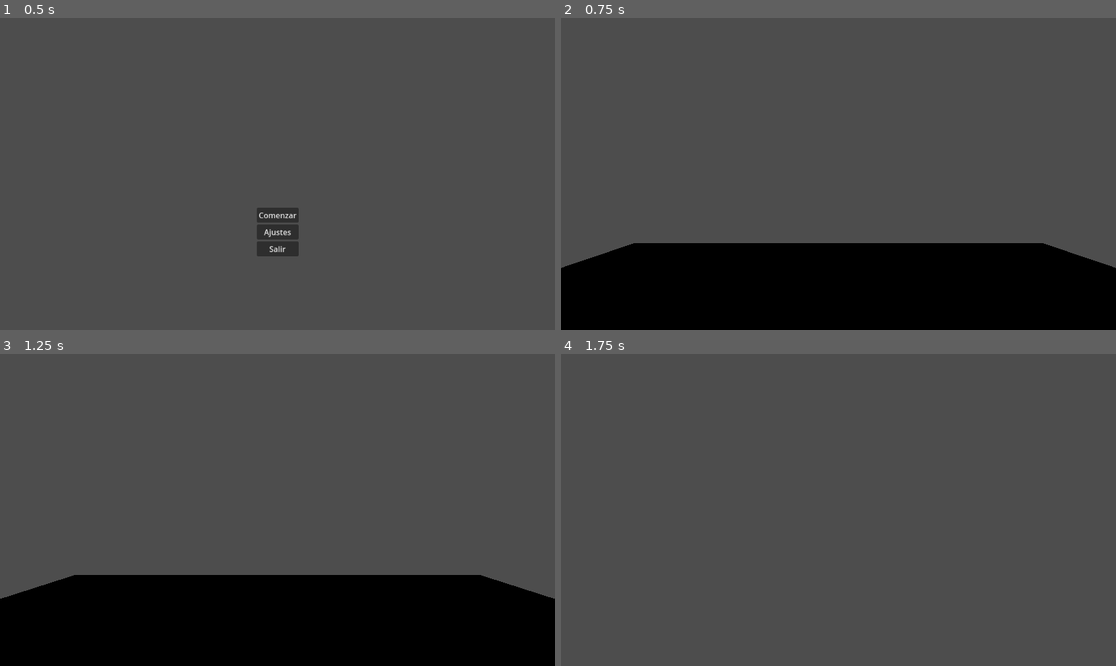
Above: before the commit, frames 1-4 (two rows, left to right).
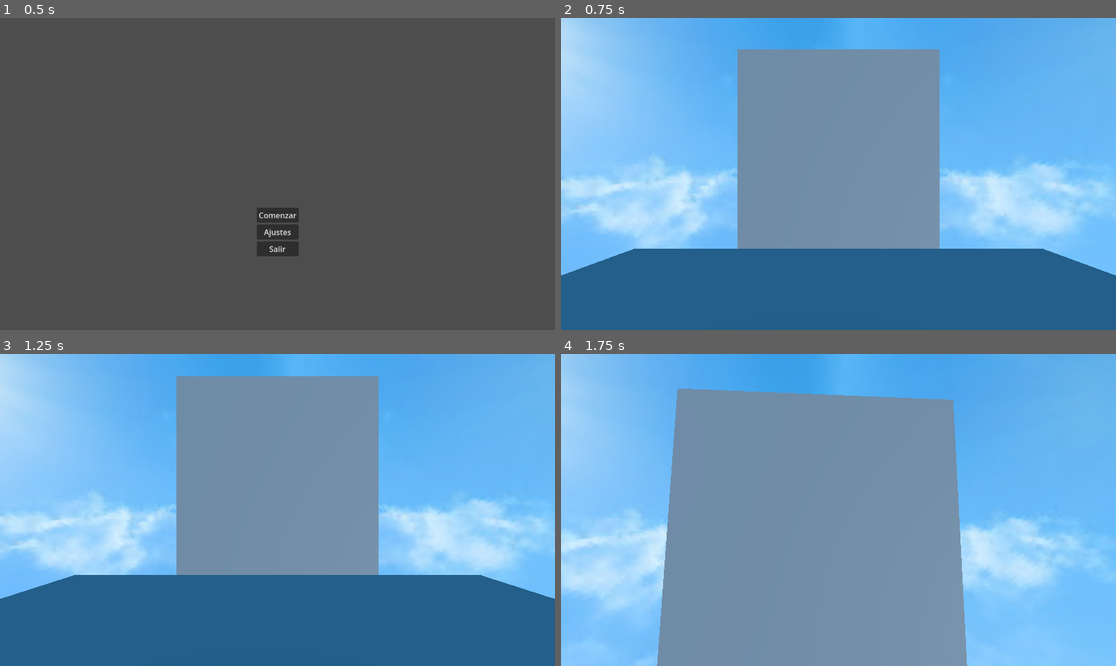
Above: after the commit, the same moments.

Repository: Fabian1803/Perifericos-Godot
Game: Godot game, scene res://UI_Menu/ui_menu.tscn
Same seed, same stepped clock (60 frames per second), same inputs: the game is played once before the commit and once after it.
Inputs (mouse positions are in pixels of both pictures, inside the frame that each line leads up to):
- Up to frame 1 (0.5 s): no input
- Up to frame 2 (0.75 s): click "Comenzar" at 0.5 s
- Up to frame 3 (1.25 s): no input
- Up to frame 4 (1.75 s): tap Enter at 1.25 s; move the mouse to (866, 510) at 1.27 s; hold W (btn_adelante) from 1.28 s (still down); tap G at 1.35 s; tap Space (btn_salto) at 1.52 s

Frame 1 is identical in both runs. In frame 2, 100% of the frame differs, in the area x 0-100%, y 0-100%; in frame 3, 100%; in frame 4, 100%.

Commit message:
cielo, voz por inspector, velociadad de voz, adicion de personajje, addons piso, pared y puerta

Diff:
--- a/Floor/floor.tscn
+++ /dev/null
@@ -1,15 +0,0 @@
-[gd_scene load_steps=3 format=3 uid="uid://btu1a62xi3isf"]
-
-[sub_resource type="BoxShape3D" id="BoxShape3D_frpq2"]
-size = Vector3(10, 0.5, 10)
-
-[sub_resource type="BoxMesh" id="BoxMesh_tvcry"]
-size = Vector3(10, 0.5, 10)
-
-[node name="Floor" type="StaticBody3D"]
-
-[node name="CollisionShape3D" type="CollisionShape3D" parent="."]
-shape = SubResource("BoxShape3D_frpq2")
-
-[node name="MeshInstance3D" type="MeshInstance3D" parent="."]
-mesh = SubResource("BoxMesh_tvcry")
--- /dev/null
+++ b/Floors/Sky/sky.tscn
@@ -0,0 +1,19 @@
+[gd_scene load_steps=5 format=3 uid="uid://dwmnl2isojd27"]
+
+[ext_resource type="Texture2D" uid="uid://dd3p5ruu0xjdn" path="res://Floors/Sky/sky.png" id="1_c6jbo"]
+
+[sub_resource type="PanoramaSkyMaterial" id="PanoramaSkyMaterial_nf1es"]
+panorama = ExtResource("1_c6jbo")
+
+[sub_resource type="Sky" id="Sky_q2bvh"]
+sky_material = SubResource("PanoramaSkyMaterial_nf1es")
+
+[sub_resource type="Environment" id="Environment_1l4gf"]
+background_mode = 2
+sky = SubResource("Sky_q2bvh")
+
+[node name="Sky" type="WorldEnvironment"]
+environment = SubResource("Environment_1l4gf")
+
+[node name="DirectionalLight3D" type="DirectionalLight3D" parent="."]
+transform = Transform3D(0.317563, 0.422049, 0.849134, -0.147839, 0.906573, -0.395308, -0.936642, 0, 0.350289, 0, 0, 0)
--- /dev/null
+++ b/Floors/main_courtyard.tscn
@@ -0,0 +1,19 @@
+[gd_scene load_steps=5 format=3 uid="uid://c7o4e0tpcdaxt"]
+
+[ext_resource type="PackedScene" uid="uid://bpvm3xv48qwwu" path="res://TilesLibrary/tile_wall.tscn" id="1_trwto"]
+[ext_resource type="PackedScene" uid="uid://digy80q0j0pvy" path="res://TilesLibrary/tile_floor.tscn" id="2_dxax3"]
+[ext_resource type="PackedScene" uid="uid://cygul1jtulf8y" path="res://TilesLibrary/tile_door.tscn" id="3_5n534"]
+[ext_resource type="PackedScene" uid="uid://dwmnl2isojd27" path="res://Floors/Sky/sky.tscn" id="4_jkuky"]
+
+[node name="MainCourtyard" type="Node3D"]
+
+[node name="TileWall" parent="." instance=ExtResource("1_trwto")]
+transform = Transform3D(1, 0, 0, 0, 1, 0, 0, 0, 1, 0, 2.51194, -5.26592)
+
+[node name="TileFloor" parent="." instance=ExtResource("2_dxax3")]
+transform = Transform3D(1, 0, 0, 0, 1, 0, 0, 0, 1, 0, -0.137136, 0)
+
+[node name="TileDoor" parent="." instance=ExtResource("3_5n534")]
+transform = Transform3D(1, 0, 0, 0, 1, 0, 0, 0, 1, 3.14166, 1.67284, 4.50159)
+
+[node name="Sky" parent="." instance=ExtResource("4_jkuky")]
--- a/Game_Main/game_main.tscn
+++ b/Game_Main/game_main.tscn
@@ -1,11 +1,11 @@
 [gd_scene load_steps=3 format=3 uid="uid://bokvymgoh2kyf"]
 
-[ext_resource type="PackedScene" uid="uid://btu1a62xi3isf" path="res://Floor/floor.tscn" id="1_4bslc"]
 [ext_resource type="PackedScene" uid="uid://2835fwt6lkuf" path="res://Player/player.tscn" id="2_bs6va"]
+[ext_resource type="PackedScene" uid="uid://c7o4e0tpcdaxt" path="res://Floors/main_courtyard.tscn" id="2_lns6w"]
 
 [node name="GameMain" type="Node3D"]
 
-[node name="Floor" parent="." instance=ExtResource("1_4bslc")]
-
 [node name="Player" parent="." instance=ExtResource("2_bs6va")]
 transform = Transform3D(1, 0, 0, 0, 1, 0, 0, 0, 1, 0, 1.48922, 0)
+
+[node name="MainCourtyard" parent="." instance=ExtResource("2_lns6w")]
--- a/Player/player.gd
+++ b/Player/player.gd
@@ -9,6 +9,8 @@
 var en_suelo: bool = false ## indica si está en el suelo
 
 @onready var camara:Camera3D = $Camera3D
+@onready var raycast: RayCast3D = $Camera3D/RayCast3D
+
 
 ## Funciones
 func _ready():
@@ -19,7 +21,7 @@
 	caminar(delta)
 	saltar()
 	move_and_slide()
-	en_suelo = is_on_floor() # Actualizar estado de en_suelo
+	en_suelo = is_on_floor()
 
 func _input(event):
 	if event is InputEventMouseMotion:
@@ -27,6 +29,8 @@
 	elif event is InputEventKey:
 		if event.pressed and event.keycode == KEY_ESCAPE:
 			toggle_raton()
+		elif event.pressed and event.keycode == KEY_G:
+			detectar_objeto()
 
 func aplicar_gravedad(delta):
 	if not en_suelo:
@@ -56,3 +60,22 @@
 		Input.set_mouse_mode(Input.MOUSE_MODE_VISIBLE)
 	else:
 		Input.set_mouse_mode(Input.MOUSE_MODE_CAPTURED)
+
+func detectar_objeto():
+	var espacio = get_world_3d().direct_space_state
+
+	var desde = camara.global_transform.origin
+	var hacia = desde + camara.global_transform.basis.z * -10  # 10 metros adelante
+	var parametros = PhysicsRayQueryParameters3D.new()
+	parametros.from = desde
+	parametros.to = hacia
+	var resultado = espacio.intersect_ray(parametros) ## Realizar la consulta raycast
+	if resultado:
+		var objeto = resultado.collider
+		if objeto.has_meta("descripcion"):
+			TTS.hablar(objeto.get_meta("descripcion"))
+			print(objeto.get_meta("descripcion"))
+		else:
+			print("Objeto sin descripción")
+	else:
+		print("No estás mirando ningún objeto")
--- a/Player/player.tscn
+++ b/Player/player.tscn
@@ -19,4 +19,7 @@
 [node name="Camera3D" type="Camera3D" parent="."]
 transform = Transform3D(1, 0, 0, 0, 1, 0, 0, 0, 1, 0, 0.602542, 0)
 
+[node name="RayCast3D" type="RayCast3D" parent="Camera3D"]
+transform = Transform3D(1, 0, 0, 0, -4.37114e-08, -1, 0, 1, -4.37114e-08, 0, 0.0388708, 0)
+
 [node name="UiPauseMenu" parent="." instance=ExtResource("2_4ntmi")]
--- /dev/null
+++ b/Scripts/TTS.gd
@@ -0,0 +1,38 @@
+extends Node
+
+var voz_espanol_id: String = ""
+var hablando: bool = false
+const VELOCIDAD_HABLAR: float = 1.5
+
+func _ready():
+	var voces = DisplayServer.tts_get_voices()
+	for v in voces:
+		if v.get("language", "").begins_with("es"):
+			voz_espanol_id = v["id"]
+			print("✅ Voz en español detectada:", voz_espanol_id)
+			return
+	print("❌ No se encontró una voz en español.")
+
+func hablar(texto: String) -> void:
+	DisplayServer.tts_stop()
+	if texto.strip_edges() == "":
+		print("⚠️ Texto vacío.")
+		return
+
+	if hablando:
+		await get_tree().create_timer(0.1).timeout
+		hablando = false
+
+	if voz_espanol_id != "":
+		hablando = true
+		DisplayServer.tts_speak(texto, voz_espanol_id, 100, 1.0, VELOCIDAD_HABLAR)
+		var duracion_estimada = texto.length() / (15.0 * VELOCIDAD_HABLAR)
+		await get_tree().create_timer(duracion_estimada).timeout
+		hablando = false
+	else:
+		print("❌ No se puede hablar: No hay voz en español disponible.")
+
+func cancelar() -> void:
+	if hablando:
+		DisplayServer.tts_stop()
+		hablando = false
--- /dev/null
+++ b/SpecVoz/spec_ui.gd
@@ -0,0 +1,14 @@
+extends Control
+
+@onready var input_text = $VBoxContainer/textVoz
+@onready var button = $VBoxContainer/ButtonCar
+
+func _ready():
+	button.pressed.connect(_on_button_pressed)
+
+func _on_button_pressed():
+	var texto = input_text.text.strip_edges()
+	if texto != "":
+		TTS.hablar(texto)
+	else:
+		TTS.hablar("No hay texto para leer.")
--- /dev/null
+++ b/SpecVoz/spec_ui.tscn
@@ -0,0 +1,26 @@
+[gd_scene load_steps=2 format=3 uid="uid://cdr26djijlqyn"]
+
+[ext_resource type="Script" uid="uid://b4jg5jaj7js77" path="res://SpecVoz/spec_ui.gd" id="1_dfsre"]
+
+[node name="SpecUi" type="Control"]
+layout_mode = 3
+anchors_preset = 15
+anchor_right = 1.0
+anchor_bottom = 1.0
+grow_horizontal = 2
+grow_vertical = 2
+script = ExtResource("1_dfsre")
+
+[node name="VBoxContainer" type="VBoxContainer" parent="."]
+layout_mode = 0
+offset_right = 40.0
+offset_bottom = 40.0
+
+[node name="textVoz" type="LineEdit" parent="VBoxContainer"]
+layout_mode = 2
+
+[node name="ButtonCar" type="Button" parent="VBoxContainer"]
+layout_mode = 2
+text = "Carga"
+
+[node name="AudioStreamPlayer" type="AudioStreamPlayer" parent="."]
--- /dev/null
+++ b/TilesLibrary/tile_base.gd
@@ -0,0 +1,6 @@
+extends StaticBody3D
+
+@export var descripcion: String = "Objeto sin descripción"
+
+func _ready():
+	set_meta("descripcion", descripcion)
--- /dev/null
+++ b/TilesLibrary/tile_door.tscn
@@ -0,0 +1,23 @@
+[gd_scene load_steps=5 format=3 uid="uid://cygul1jtulf8y"]
+
+[ext_resource type="Script" uid="uid://ssfraqafvj7q" path="res://TilesLibrary/tile_base.gd" id="1_eg63x"]
+
+[sub_resource type="BoxShape3D" id="BoxShape3D_x8foo"]
+size = Vector3(2, 4, 0.3)
+
+[sub_resource type="StandardMaterial3D" id="StandardMaterial3D_x8foo"]
+albedo_color = Color(0.58852, 0.382132, 5.77569e-07, 1)
+
+[sub_resource type="BoxMesh" id="BoxMesh_eg63x"]
+material = SubResource("StandardMaterial3D_x8foo")
+size = Vector3(2, 4, 0.3)
+
+[node name="TileDoor" type="StaticBody3D"]
+script = ExtResource("1_eg63x")
+descripcion = "estas viendo una puerta"
+
+[node name="CollisionShape3D" type="CollisionShape3D" parent="."]
+shape = SubResource("BoxShape3D_x8foo")
+
+[node name="MeshInstance3D" type="MeshInstance3D" parent="."]
+mesh = SubResource("BoxMesh_eg63x")
--- /dev/null
+++ b/TilesLibrary/tile_floor.tscn
@@ -0,0 +1,19 @@
+[gd_scene load_steps=4 format=3 uid="uid://digy80q0j0pvy"]
+
+[ext_resource type="Script" uid="uid://ssfraqafvj7q" path="res://TilesLibrary/tile_base.gd" id="1_gno0l"]
+
+[sub_resource type="BoxShape3D" id="BoxShape3D_tmp3r"]
+size = Vector3(10, 0.5, 10)
+
+[sub_resource type="BoxMesh" id="BoxMesh_gno0l"]
+size = Vector3(10, 0.5, 10)
+
+[node name="TileFloor" type="StaticBody3D"]
+script = ExtResource("1_gno0l")
+descripcion = "estas viendo el suelo principal"
+
+[node name="CollisionShape3D" type="CollisionShape3D" parent="."]
+shape = SubResource("BoxShape3D_tmp3r")
+
+[node name="MeshInstance3D" type="MeshInstance3D" parent="."]
+mesh = SubResource("BoxMesh_gno0l")
--- /dev/null
+++ b/TilesLibrary/tile_wall.tscn
@@ -0,0 +1,19 @@
+[gd_scene load_steps=4 format=3 uid="uid://bpvm3xv48qwwu"]
+
+[ext_resource type="Script" uid="uid://ssfraqafvj7q" path="res://TilesLibrary/tile_base.gd" id="1_7lngw"]
+
+[sub_resource type="BoxShape3D" id="BoxShape3D_tksv3"]
+size = Vector3(5, 5, 0.5)
+
+[sub_resource type="BoxMesh" id="BoxMesh_7lngw"]
+size = Vector3(5, 5, 0.5)
+
+[node name="TileWall" type="StaticBody3D"]
+script = ExtResource("1_7lngw")
+descripcion = "Estás viendo una pared"
+
+[node name="CollisionShape3D" type="CollisionShape3D" parent="."]
+shape = SubResource("BoxShape3D_tksv3")
+
+[node name="MeshInstance3D" type="MeshInstance3D" parent="."]
+mesh = SubResource("BoxMesh_7lngw")
--- a/UI_Menu/ui_menu.gd
+++ b/UI_Menu/ui_menu.gd
@@ -14,5 +14,5 @@
 	add_child(confirm_dialog)
 	confirm_dialog.popup_centered()
 
-func _exit_game():
-	get_tree().quit()  # Cierra la aplicación
+func _exit_game():  ## Cierra la aplicación
+	get_tree().quit()
--- a/project.godot
+++ b/project.godot
@@ -14,6 +14,14 @@
 run/main_scene="uid://dkle0cbhk10gf"
 config/features=PackedStringArray("4.4", "Forward Plus")
 config/icon="res://icon.svg"
+
+[audio]
+
+general/text_to_speech=true
+
+[autoload]
+
+TTS="*res://Scripts/TTS.gd"
 
 [input]
 
Binary file added: Floors/Sky/sky.png
Not shown, added: Floors/Sky/sky.png.import
Not shown, added: Scripts/TTS.gd.uid
Not shown, added: SpecVoz/spec_ui.gd.uid
Not shown, added: TilesLibrary/tile_base.gd.uid
